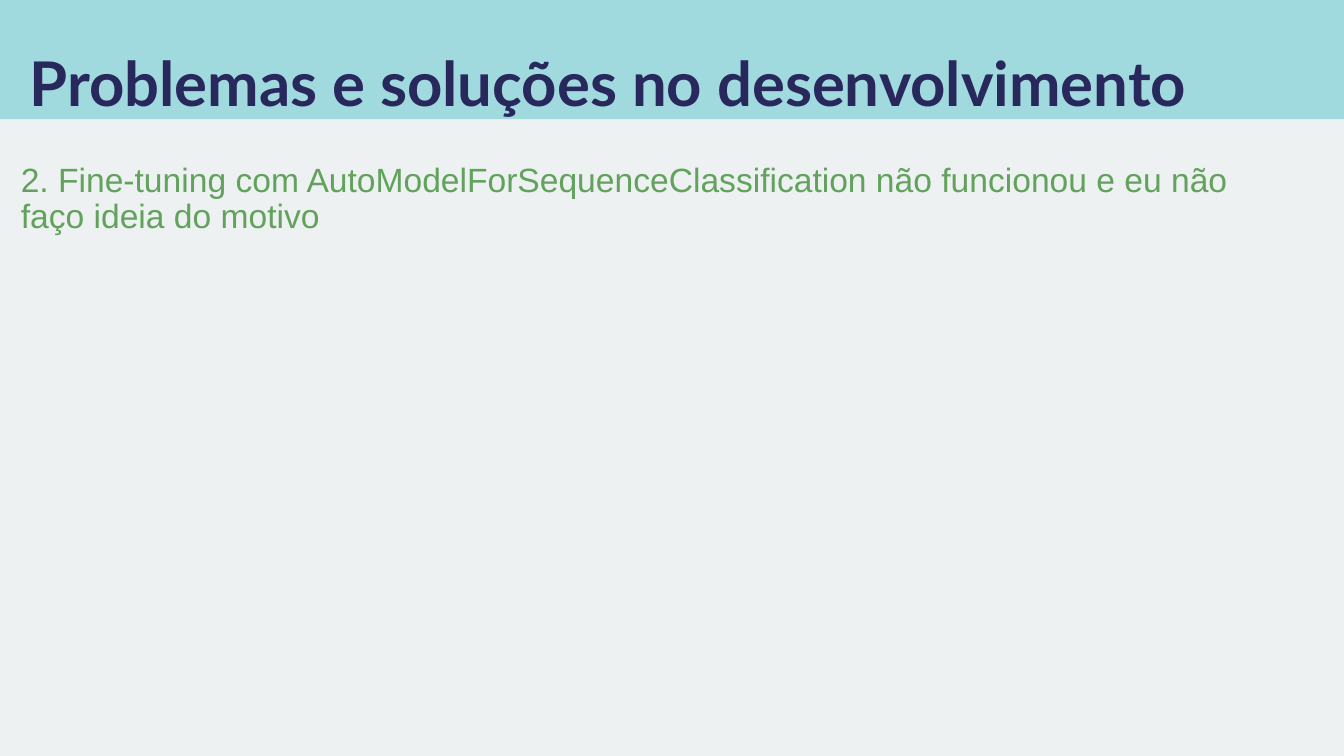
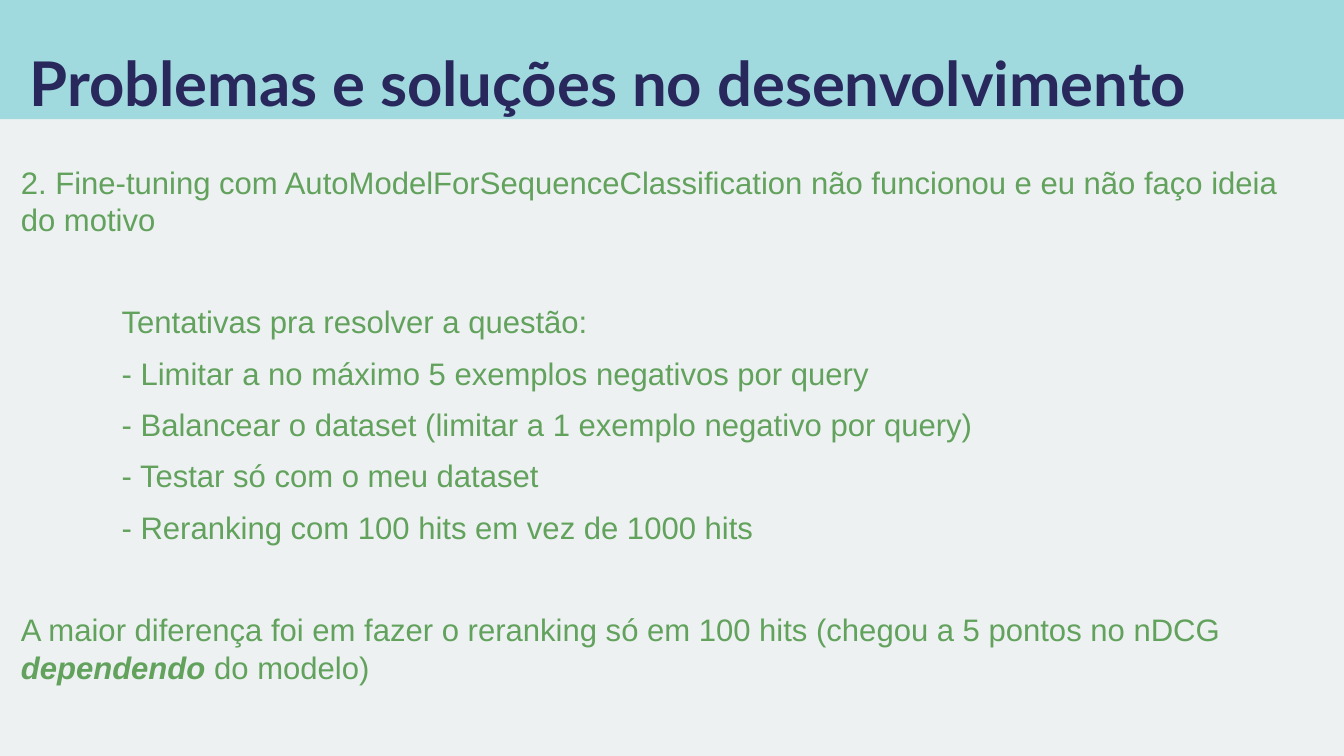
Before and after one commit to carisio/IA368-DD_deep_learning_busca, a slide deck: slide 5 of 8 - inpars/notebook/apresentacao_inpars.pptx. Drawn at 1344x756 pixels with LibreOffice and Linux fonts; fonts in the diff are those of the drawing. Boxes give left, top, right and bottom in pixels: in the first picture for what was removed or moved away, otherwise in the second. Text is boxed around its words. In the diff, an @@ line names an element or a change of style, - is before the commit and + after.

```diff
--- a/8 - inpars/notebook/apresentacao_inpars.pptx
+++ b/8 - inpars/notebook/apresentacao_inpars.pptx
@@ text at (21, 171, 1277, 232): size 24 to 22.2 pt in "2. Fine-tuning com AutoModelForSequenceClassification não fu ..."; line spacing 0.9 to 1 @@
@@ text at (21, 310, 1220, 685): paragraphs added @@
+Tentativas pra resolver a questão:
+- Limitar a no máximo 5 exemplos negativos por query
+- Balancear o dataset (limitar a 1 exemplo negativo por query)
+- Testar só com o meu dataset
+- Reranking com 100 hits em vez de 1000 hits
+A maior diferença foi em fazer o reranking só em 100 hits (chegou a 5 pontos no nDCG dependendo do modelo)
```
Also in this commit, not shown: 3 other slides changed, 1 slide added, 3 other files.
